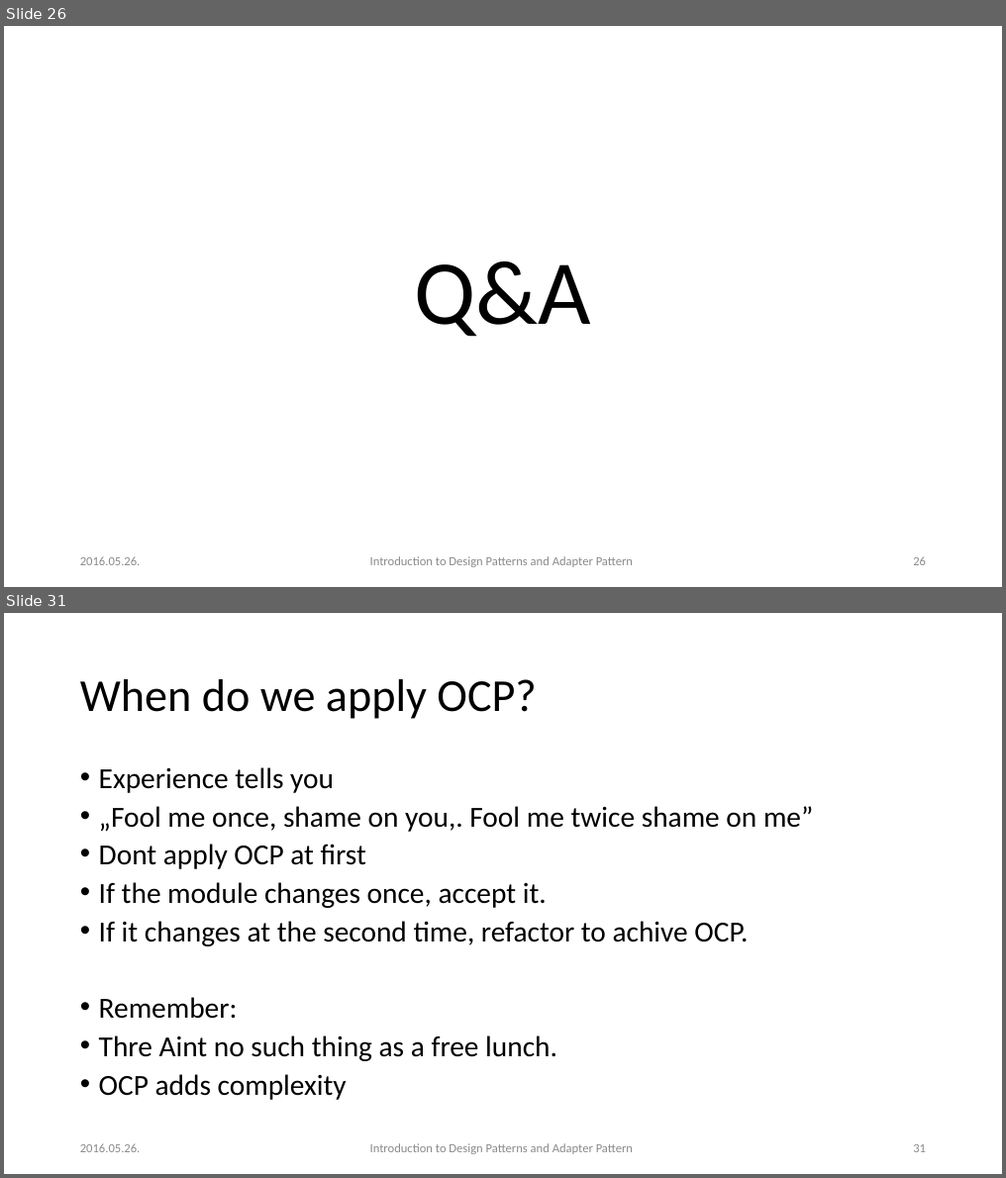
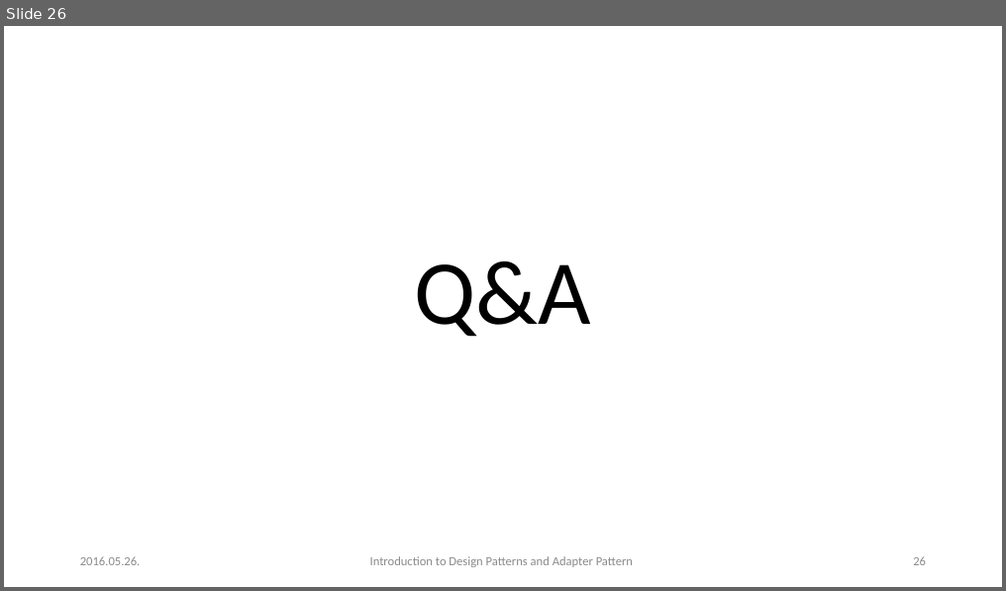
Before and after one commit to esziger/design_patterns, a slide deck: DP01_Into_And_Adapter_Pattern.pptx. Shown one above the other, each under a label of ours: slides 26 and 31 before the commit, slide 26 after it; the slides between them are not shown. The pictures are 1006x1178 and 1006x591 pixels, drawn with LibreOffice and Linux fonts; fonts in the diff are those of the drawing. Boxes give left, top, right and bottom in pixels: in the first picture for what was removed or moved away, otherwise in the second. Text is boxed around its words. In the diff, an @@ line names an element or a change of style, - is before the commit and + after.

```diff
--- a/DP01_Into_And_Adapter_Pattern.pptx
+++ b/DP01_Into_And_Adapter_Pattern.pptx
@@ slide 31 removed at [4,613,1002,1174], background #FFFFFF @@
@@ title removed at [80,679,536,719] @@
-When do we apply OCP?
@@ text removed at [99,767,813,1100] @@
-• Experience tells you
-• „Fool me once, shame on you,. Fool me twice shame on me”
-• Dont apply OCP at first
-• If the module changes once, accept it.
-• If it changes at the second time, refactor to achive OCP.
-• Remember:
-• Thre Aint no such thing as a free lunch.
-• OCP adds complexity
@@ text removed at [80,1144,141,1153] @@
-2016.05.26.
@@ text removed at [370,1144,633,1155] @@
-Introduction to Design Patterns and Adapter Pattern
@@ page number removed at [913,1145,926,1153] @@
-31
```
Also in this commit, not shown: 4 other slides removed.
